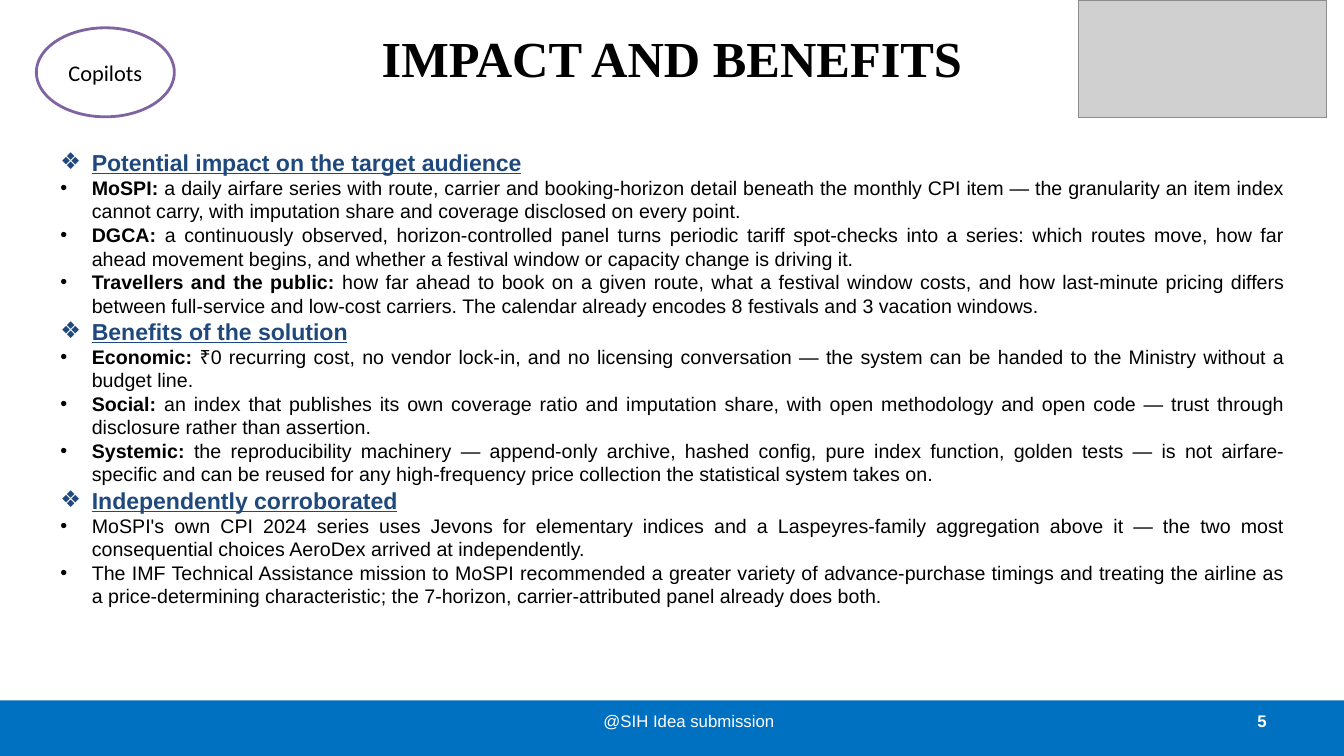
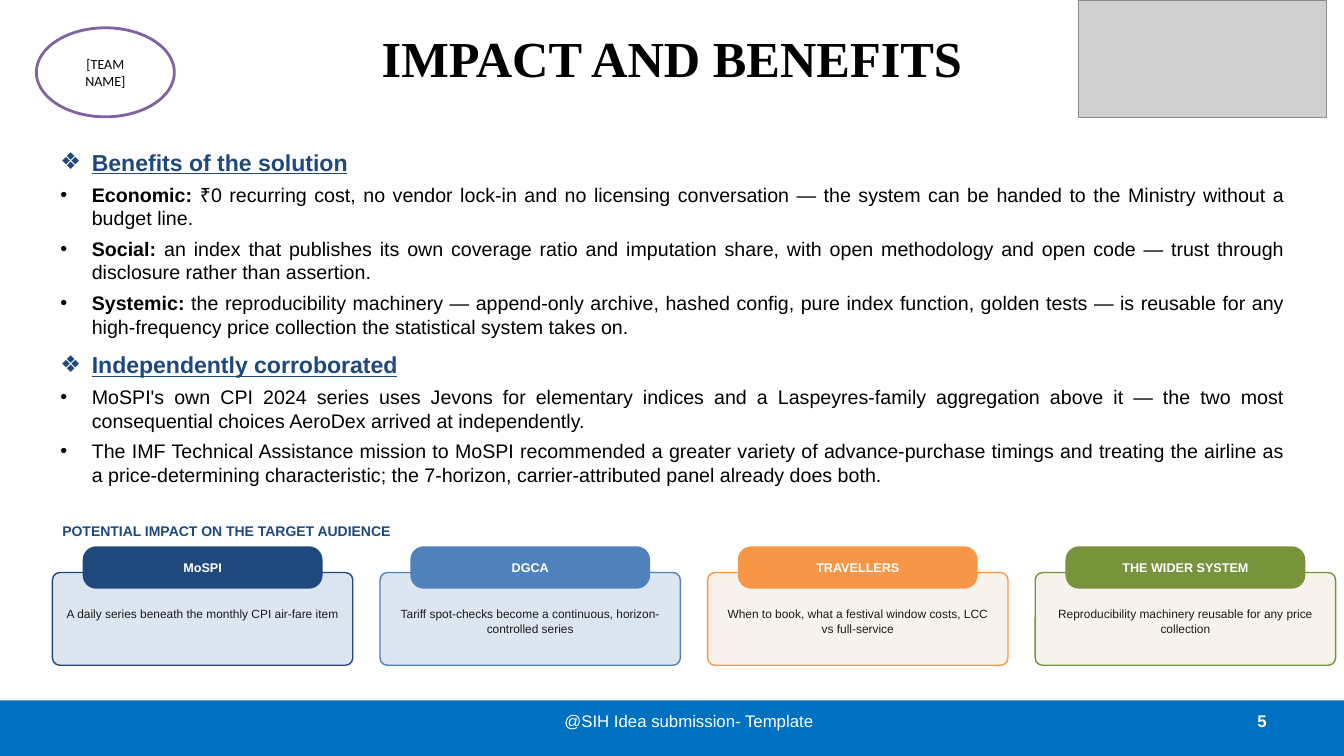
Before and after one commit to Naveen-Boddepalli/aerodex, a slide deck: slide 5 of docs/AeroDex-SIH2026-Idea.pptx. Drawn at 1344x756 pixels with LibreOffice and Linux fonts; fonts in the diff are those of the drawing; grey boxes stand for pictures. Boxes give left, top, right and bottom in pixels: in the first picture for what was removed or moved away, otherwise in the second. Text is boxed around its words. In the diff, an @@ line names an element or a change of style, - is before the commit and + after.

```diff
--- a/docs/AeroDex-SIH2026-Idea.pptx
+++ b/docs/AeroDex-SIH2026-Idea.pptx
@@ text in ellipse at [85,59,125,88]: text changed; size 16 to 10 pt @@
-Copilots
+[TEAM NAME]
@@ text at [92,154,1284,317]: paragraphs removed @@
-❖ Potential impact on the target audience
-• MoSPI: a daily airfare series with route, carrier and booking-horizon detail beneath the monthly CPI item — the granularity an item index cannot carry, with imputation share and coverage disclosed on every point.
-• DGCA: a continuously observed, horizon-controlled panel turns periodic tariff spot-checks into a series: which routes move, how far ahead movement begins, and whether a festival window or capacity change is driving it.
-• Travellers and the public: how far ahead to book on a given route, what a festival window costs, and how last-minute pricing differs between full-service and low-cost carriers. The calendar already encodes 8 festivals and 3 vacation windows.
@@ text at [92,154,1284,486]: more space between paragraphs @@
@@ text at [92,187,1284,229]: text changed @@
-• Economic: ₹0 recurring cost, no vendor lock-in, and no licensing conversation — the system can be handed to the Ministry without a budget line.
+• Economic: ₹0 recurring cost, no vendor lock-in and no licensing conversation — the system can be handed to the Ministry without a budget line.
@@ text at [92,295,1284,338]: text changed @@
-• Systemic: the reproducibility machinery — append-only archive, hashed config, pure index function, golden tests — is not airfare-specific and can be reused for any high-frequency price collection the statistical system takes on.
+• Systemic: the reproducibility machinery — append-only archive, hashed config, pure index function, golden tests — is reusable for any high-frequency price collection the statistical system takes on.
@@ text added at [62,526,391,536], 10 pt, text #1F497D, bold @@
+POTENTIAL IMPACT ON THE TARGET AUDIENCE
@@ rounded rectangle added at [83,546,323,589], fill #1F497D, 9 pt, text #FFFFFF, bold @@
+MoSPI
@@ rounded rectangle added at [410,546,650,589], fill #4F81BD, 9 pt, text #FFFFFF, bold @@
+DGCA
@@ rounded rectangle added at [738,546,978,589], fill #F79646, 9 pt, text #FFFFFF, bold @@
+TRAVELLERS
@@ rounded rectangle added at [1066,546,1306,589], fill #77933C, 9 pt, text #FFFFFF, bold @@
+THE WIDER SYSTEM
@@ rounded rectangle added at [52,573,353,665], fill #DCE6F1, outline #1F497D 1 pt, 8.5 pt, text #1A1A1A @@
+A daily series beneath the monthly CPI air-fare item
@@ rounded rectangle added at [380,573,681,665], fill #DCE6F1, outline #4F81BD 1 pt, 8.5 pt, text #1A1A1A @@
+Tariff spot-checks become a continuous, horizon-controlled series
@@ rounded rectangle added at [708,573,1008,665], fill #F7F3EC, outline #F79646 1 pt, 8.5 pt, text #1A1A1A @@
+When to book, what a festival window costs, LCC vs full-service
@@ rounded rectangle added at [1035,573,1336,665], fill #F7F3EC, outline #77933C 1 pt, 8.5 pt, text #1A1A1A @@
+Reproducibility machinery reusable for any price collection
@@ text at [564,715,813,731]: text changed @@
-@SIH Idea submission
+@SIH Idea submission- Template
```
Also in this commit, not shown: 5 other slides changed, 2 other files.
